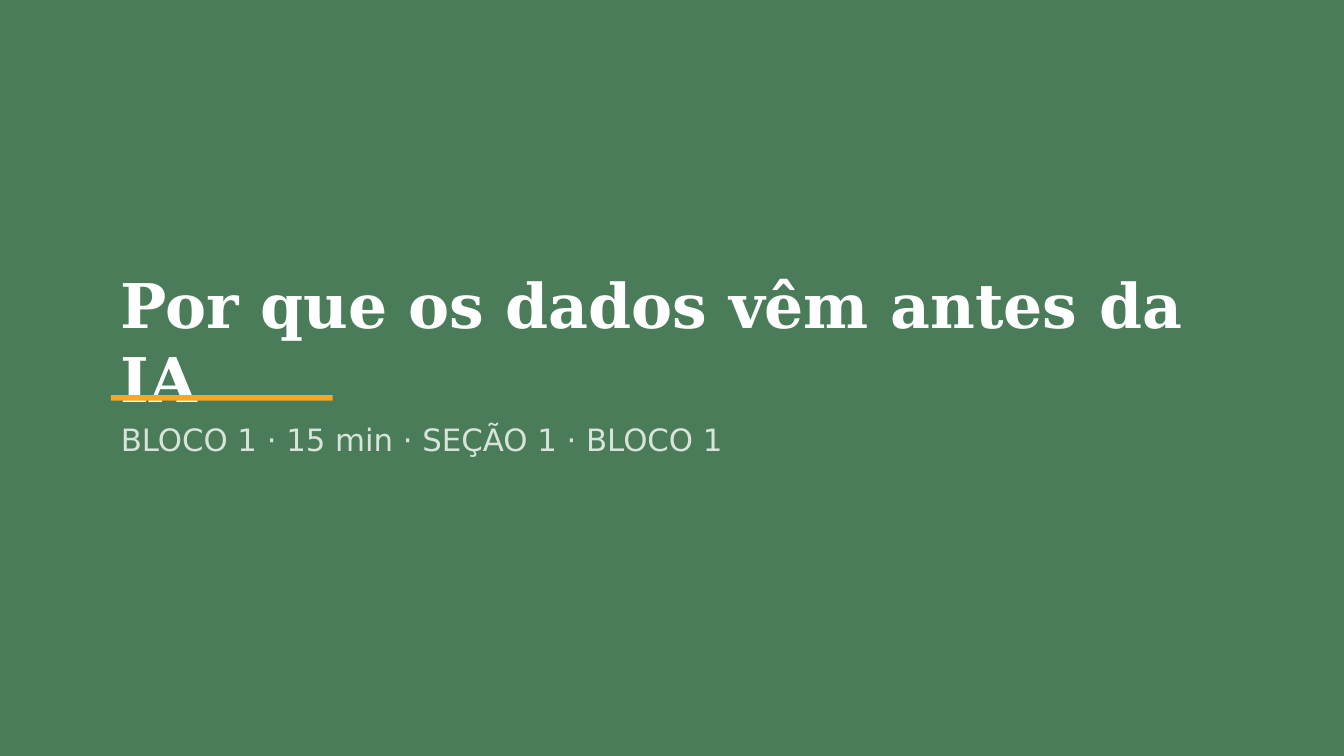
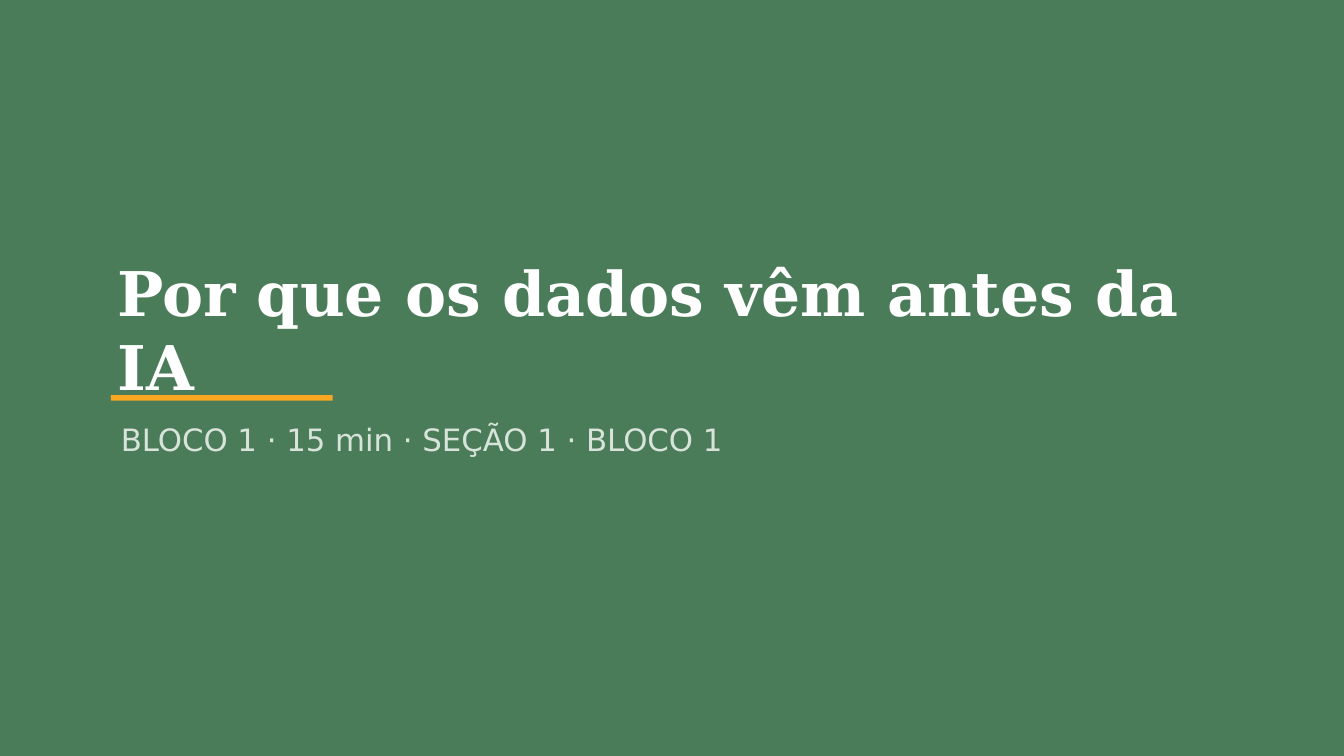
Before and after one commit to Bayer-Group/course-AI-UFV, a slide deck: slide 3 of 04. Inteligência Artificial e os Dados_Eder/Dados a base de toda IA no melhoramento_FIT796.pptx. Drawn at 1344x756 pixels with LibreOffice and Linux fonts; fonts in the diff are those of the drawing. Boxes give left, top, right and bottom in pixels: in the first picture for what was removed or moved away, otherwise in the second. Text is boxed around its words. In the diff, an @@ line names an element or a change of style, - is before the commit and + after.

```diff
--- a/04. Inteligência Artificial e os Dados_Eder/Dados a base de toda IA no melhoramento_FIT796.pptx
+++ b/04. Inteligência Artificial e os Dados_Eder/Dados a base de toda IA no melhoramento_FIT796.pptx
@@ text "Por que os dados vêm ..." rewrapped from (121, 278, 1182, 402) to (117, 266, 1179, 401) @@
```
Also in this commit, not shown: 31 other slides changed, 7 other files.
